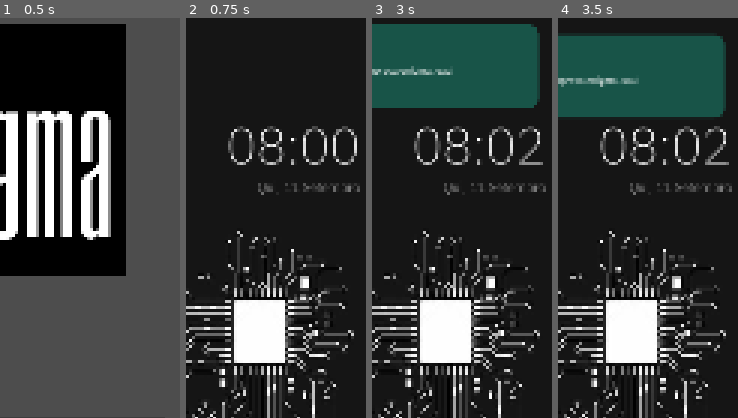
Above: before the commit, frames 1-4 (left to right).
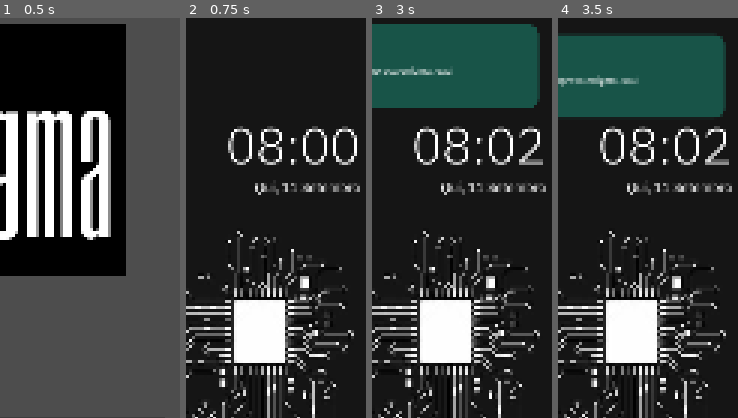
Above: after the commit, the same moments.

Repository: StudioENIGMA/ProjectENIGMA
Game: Godot game, scene res://scenes/main.tscn
Same seed, same stepped clock (60 frames per second), same inputs: the game is played once before the commit and once after it. The engine's default icon, where the game draws it, is replaced by a stand-in: a white triangle on a blue panel in a dark square.
Inputs (mouse positions are % of the whole screen's width and height, from its top left):
- Up to frame 1 (0.5 s): no input
- Up to frame 2 (0.75 s): click "NEW GAME" at 0.5 s
- Up to frame 3 (3 s): click "Messages" at 1.25 s; click "< --" at 2 s; click (92, 5) at 2.75 s
- Up to frame 4 (3.5 s): no input
The pictures show only the part of the screen within x 50-100%, y 0-50%; the shares and areas given below are measured in that part.

Frame 1 is identical in both runs. In frame 2, 2.2% of the frame differs, in the area x 23-97%, y 27-45%; in frame 3, 2.2%; in frame 4, 2.2%.

Commit message:
fix: fixed game_screen time font

Diff:
--- a/scenes/game_screen.tscn
+++ b/scenes/game_screen.tscn
@@ -141,7 +141,7 @@
 offset_right = 522.0
 offset_bottom = -672.0
 bbcode_enabled = true
-text = "[font n=res://assets/fonts/IBMPlexSans-ExtraLight.ttf size=\\\"150\\\"]18:32[/font][font n=res://assets/fonts/IBMPlexSans-ExtraLight.ttf size=\\\"40\\\"]PM
+text = "[font n=res://assets/fonts/IBMPlexSans-Light.ttf size=\\\"150\\\"]18:32[/font][font n=res://assets/fonts/IBMPlexSans-Light.ttf size=\\\"40\\\"]PM
 Tue 17, April[/font]
 "
 fit_content = true
--- a/scenes/messages_app.tscn
+++ b/scenes/messages_app.tscn
@@ -16,7 +16,6 @@
 texture = SubResource("CanvasTexture_b5iey")
 
 [node name="messages_chat" parent="." instance=ExtResource("2_jwkj7")]
-
 position = Vector2(0, 3)
 
 [node name="messages_home" parent="." instance=ExtResource("1_804dm")]
--- a/scripts/time_clock.gd
+++ b/scripts/time_clock.gd
@@ -33,5 +33,5 @@
 	var hours : String = str(current_hour) if current_hour >= 10 else "0" + str(current_hour)
 	var minutes : String = str(current_minute) if current_minute >= 10 else "0" + str(current_minute)
 
-	self.text = "[font n=res://assets/fonts/IBMPlexSans-ExtraLight.ttf size=\"150\"]" + hours + ":" + minutes + "[/font][font n=res://assets/fonts/IBMPlexSans-ExtraLight.ttf size=\"40\"]\n"
+	self.text = "[font n=res://assets/fonts/IBMPlexSans-Light.ttf size=\"150\"]" + hours + ":" + minutes + "[/font][font n=res://assets/fonts/IBMPlexSans-Regular.ttf size=\"40\"]\n"
 	self.text += weekday.left(3) + ", " + day + " " + month + "[/font]"
